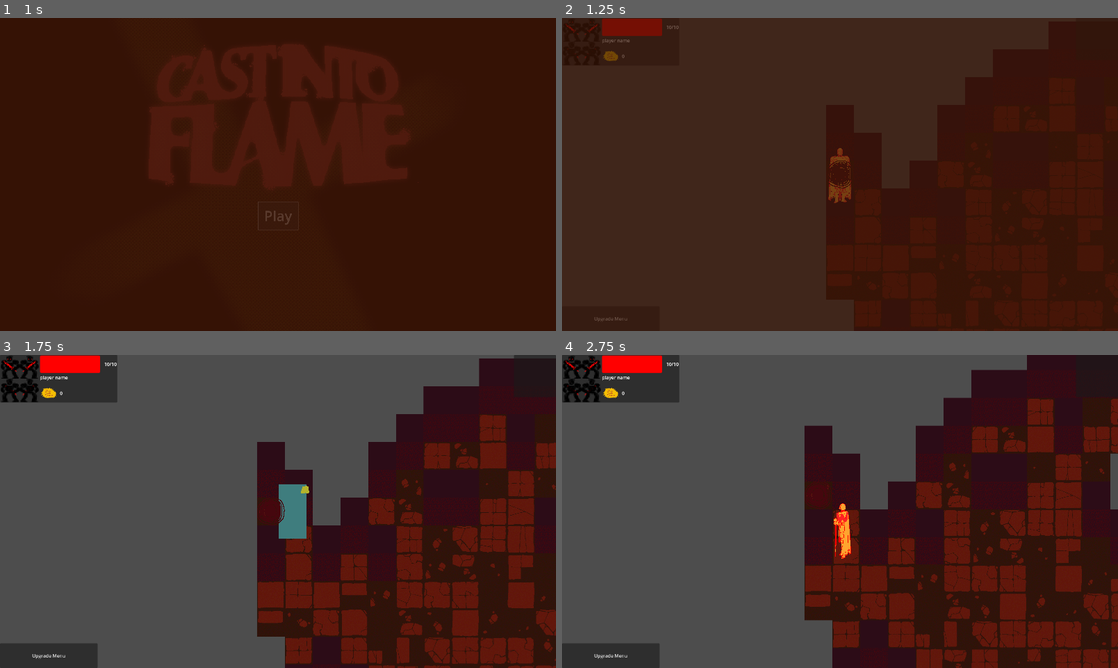
Above: before the commit, frames 1-4 (two rows, left to right).
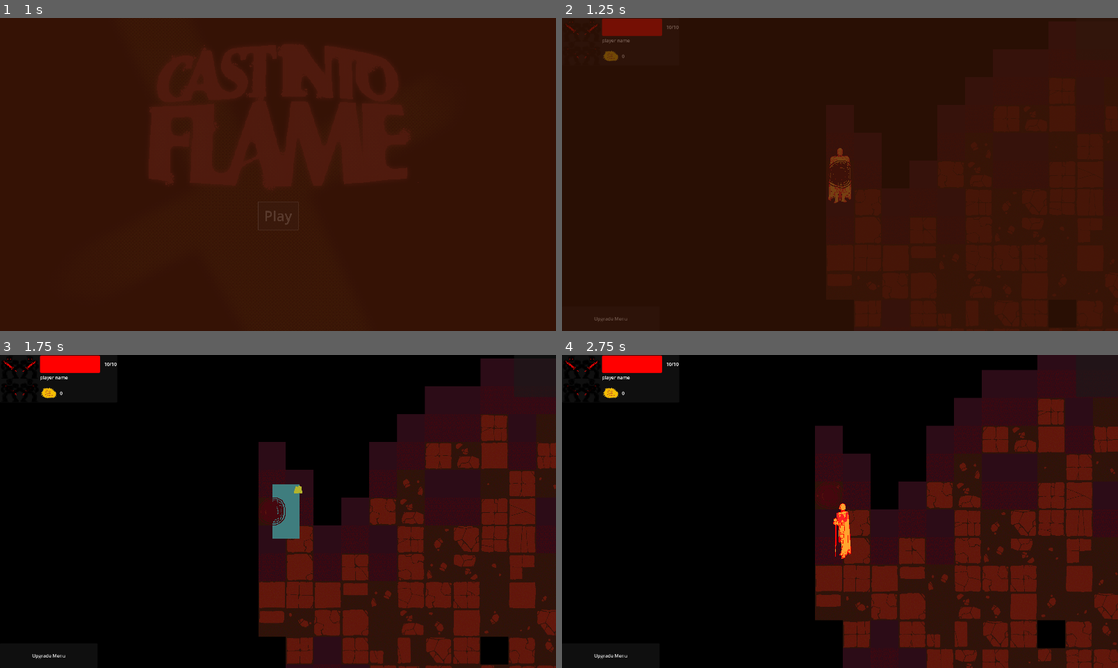
Above: after the commit, the same moments.

Repository: jible/capstone
Game: Godot game, scene res://scenes/testScenes/main_menu.tscn
The game is run twice, just before and just after one commit, with the same random seed, the same clock (stepped at 60 frames per second) and the same inputs.
Inputs (mouse positions are in pixels of both pictures, inside the frame that each line leads up to):
- Up to frame 1 (1 s): click "Play" at 0.5 s
- Up to frame 2 (1.25 s): no input
- Up to frame 3 (1.75 s): move the mouse to (400, 495) at 1.27 s; hold Right (right) from 1.28 s (still down); hold Space (attack) from 1.28 s (still down)
- Up to frame 4 (2.75 s): move the mouse to (728, 527) at 2.02 s; release Right (right) at 2.03 s; release Space (attack) at 2.03 s; hold Down (down) from 2.03 s (still down); tap Space (attack) at 2.1 s

Frame 1 is identical in both runs. In frame 2, 0.3% of the frame differs, in the area x 87-93%, y 90-99%; in frame 3, 61%; in frame 4, 66%, in the area x 0-100%, y 0-100%.

Commit message:
null area collision and collectable resize

Diff:
--- a/scenes/prefabs/collectable.tscn
+++ b/scenes/prefabs/collectable.tscn
@@ -6,6 +6,7 @@
 [sub_resource type="CircleShape2D" id="CircleShape2D_be6op"]
 
 [node name="Collectable" type="Area2D"]
+scale = Vector2(4, 4)
 collision_layer = 512
 collision_mask = 0
 script = ExtResource("1_7ahly")
--- a/scripts/level_generator.gd
+++ b/scripts/level_generator.gd
@@ -90,7 +90,7 @@
 				layers["environment"].set_cell(pos, 0, Vector2i(randi()%10, randi()%10))
 
 			if map.get_tile(pos).type == null:
-				layers["environment"].set_cell(pos, 0, Vector2i(29, 29))
+				layers["environment"].set_cell(pos, 0, Vector2i(9, 9))
 
 			if map.get_tile(pos).type == null && check_wall.y < map.size.y && map.get_tile(check_wall).type == "floor":
 				layers["walls"].set_cell(pos, 0, Vector2i(0,0))
--- a/tilesets/temp_floor.tres
+++ b/tilesets/temp_floor.tres
@@ -288,6 +288,7 @@
 7:9/0 = 0
 8:9/0 = 0
 9:9/0 = 0
+9:9/0/physics_layer_0/polygon_0/points = PackedVector2Array(-60, -60, 60, -60, 60, 60, -60, 60)
 10:9/0 = 0
 11:9/0 = 0
 12:9/0 = 0
Binary file changed: assets/tilesets/ground_tileset.png
